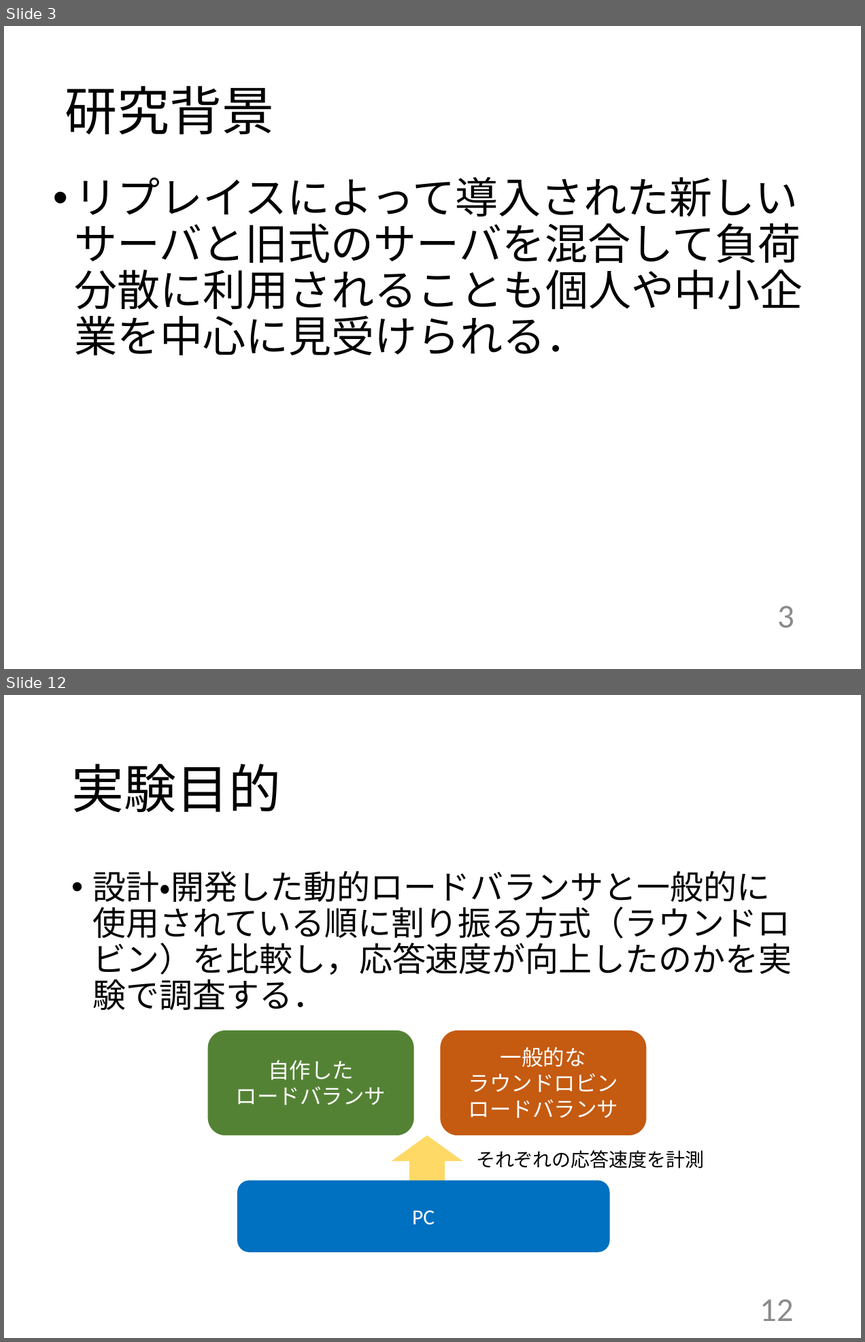
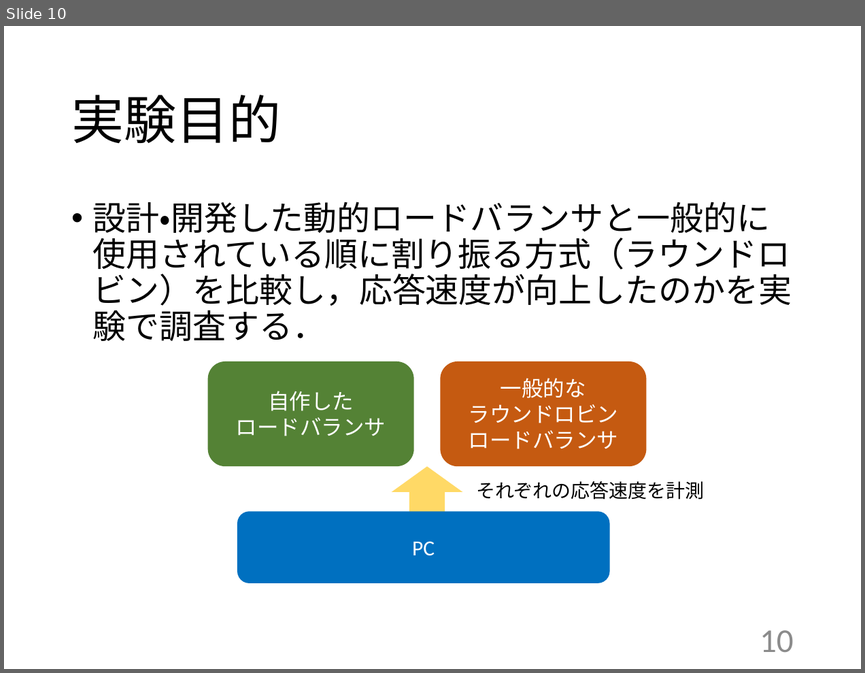
Before and after one commit to kait-takanolab/1821086_matsuo_thesis, a slide deck: 発表用/1821086_卒業研究発表会.pptx. Shown one above the other, each under a label of ours: slides 3 and 12 before the commit, slide 10 after it; the slides between them are not shown. The pictures are 865x1342 and 865x673 pixels, drawn with LibreOffice and Linux fonts; fonts in the diff are those of the drawing. Boxes give left, top, right and bottom in pixels: in the first picture for what was removed or moved away, otherwise in the second. Text is boxed around its words. In the diff, an @@ line names an element or a change of style, - is before the commit and + after.

```diff
--- a/発表用/1821086_卒業研究発表会.pptx
+++ b/発表用/1821086_卒業研究発表会.pptx
@@ slide 3 removed at box(4, 26, 861, 669), background #FFFFFF @@
@@ title removed at box(65, 86, 274, 135) @@
-研究背景
@@ text removed at box(74, 177, 802, 355) @@
-• リプレイスによって導入された新しいサーバと旧式のサーバを混合して負荷分散に利用されることも個人や中小企業を中心に見受けられる．
@@ page number removed at box(777, 605, 794, 627) @@
-3
@@ what was slide 12 is now slide 10 @@
@@ page number at box(759, 630, 793, 652): text changed @@
-12
+10
```
Also in this commit, not shown: 11 slides changed, 1 other slide removed, 3 other files.
